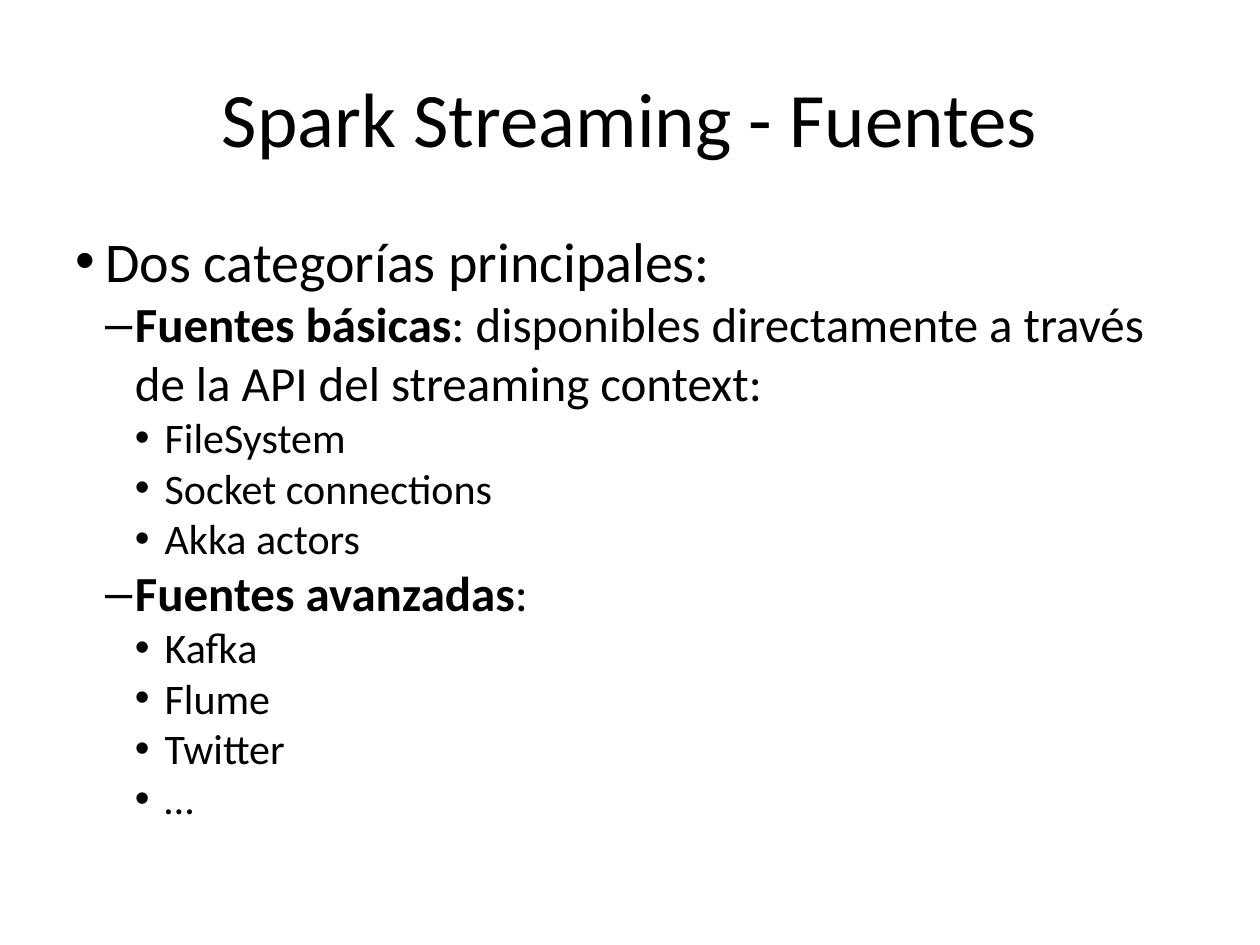
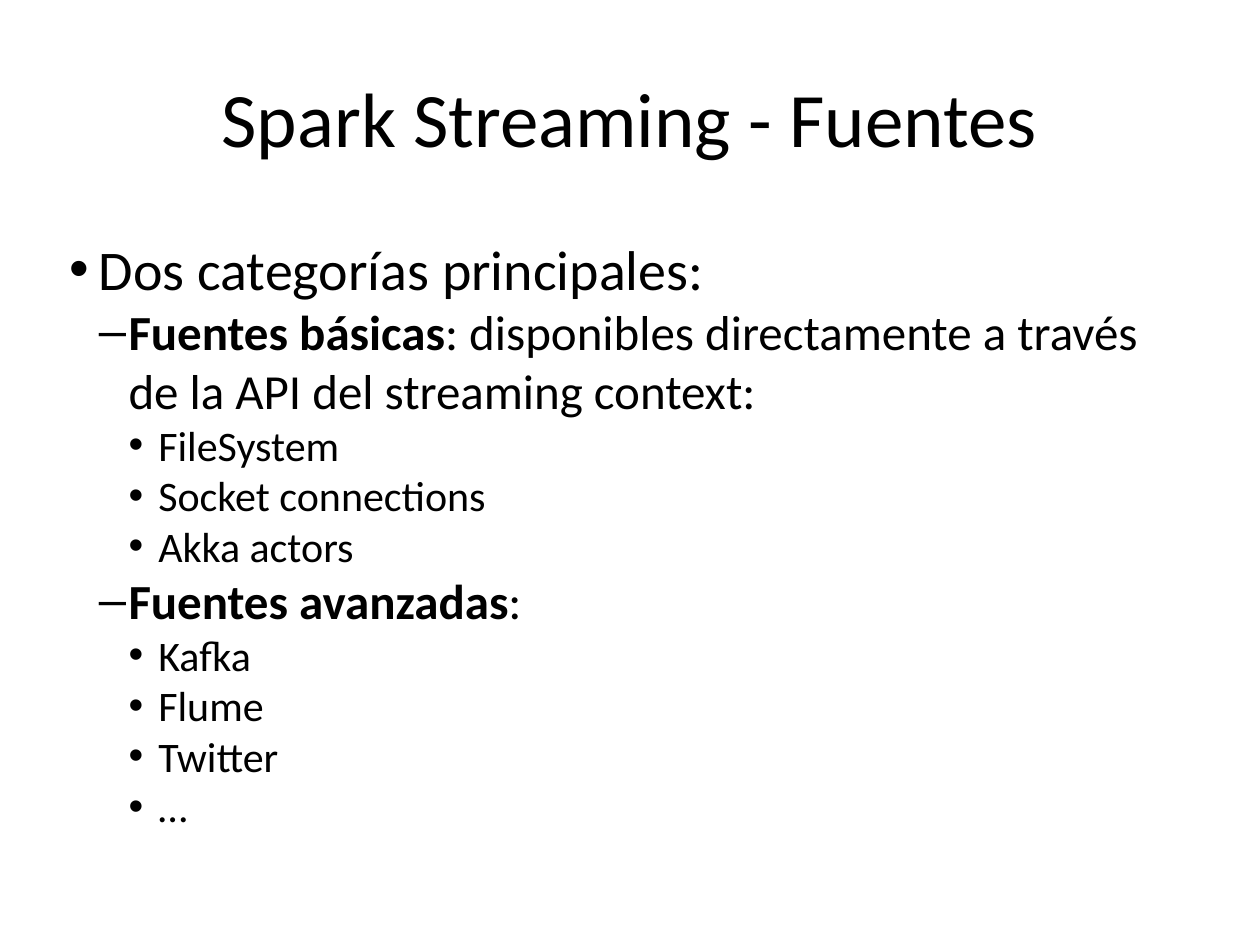
Before and after one commit to chicochica10/utad-spark-ml, a slide deck: slide 26 of apuntes-df-streaming/Spark Streaming.pptx. Drawn at 1260x945 pixels with LibreOffice and Linux fonts; fonts in the diff are those of the drawing. Boxes give left, top, right and bottom in pixels: in the first picture for what was removed or moved away, otherwise in the second. Text is boxed around its words. In the diff, an @@ line names an element or a change of style, - is before the commit and + after.

```diff
--- a/apuntes-df-streaming/Spark Streaming.pptx
+++ b/apuntes-df-streaming/Spark Streaming.pptx
@@ text "Dos categorías principales:": place and size @@
-text "Dos categorías principales:" at (105,243,1144,765)
+text "Dos categorías principales:" at (99,251,1137,773)
```
Also in this commit, not shown: 31 other slides changed, 14 other files.
